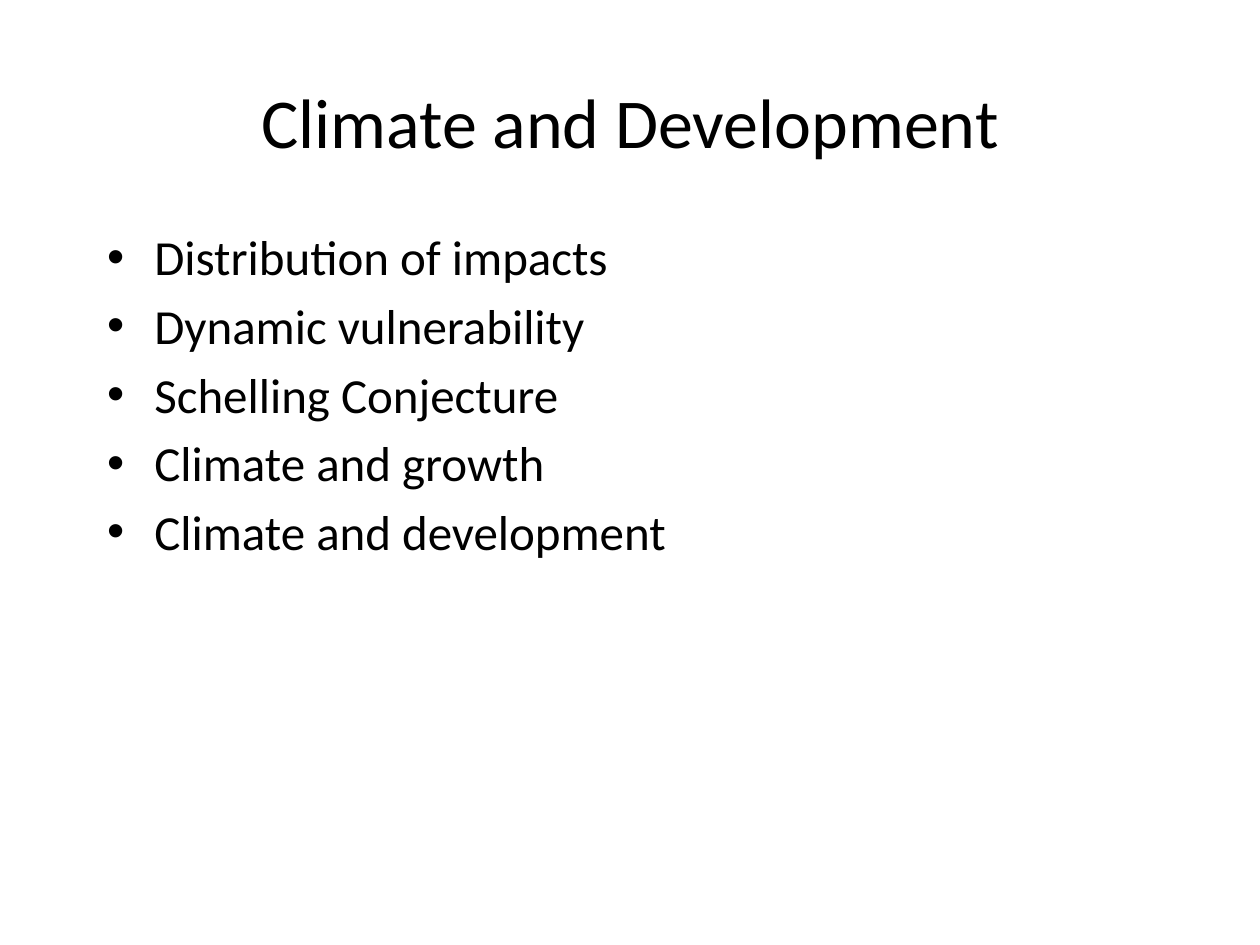
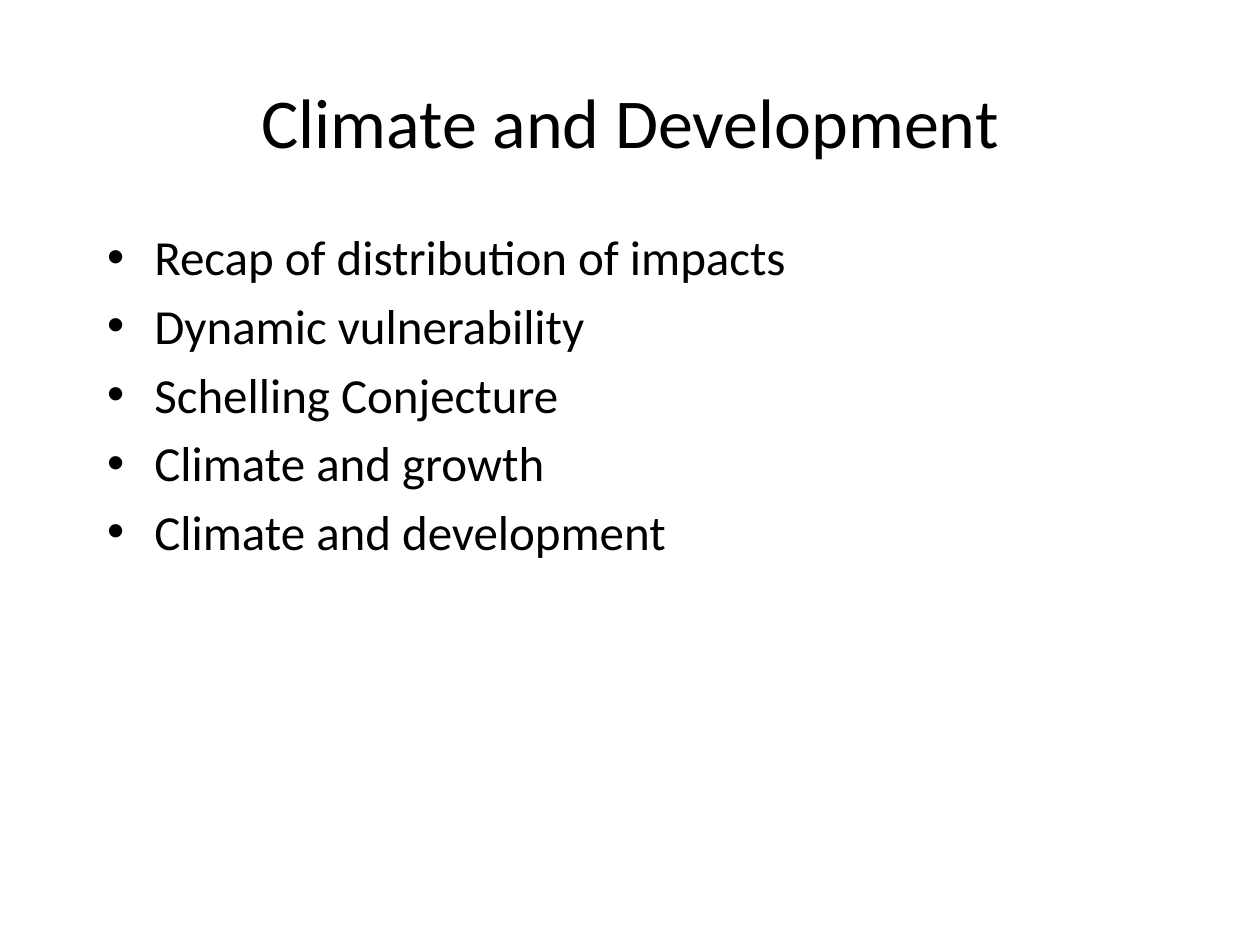
Before and after one commit to rtol/ClimateEconomics, a slide deck: slide 1 of cceug7 development.pptx. Drawn at 1260x945 pixels with LibreOffice and Linux fonts; fonts in the diff are those of the drawing. Boxes give left, top, right and bottom in pixels: in the first picture for what was removed or moved away, otherwise in the second. Text is boxed around its words. In the diff, an @@ line names an element or a change of style, - is before the commit and + after.

```diff
--- a/cceug7 development.pptx
+++ b/cceug7 development.pptx
@@ text at (x1=154, y1=241, x2=786, y2=283): text changed @@
-• Distribution of impacts
+• Recap of distribution of impacts
```
Also in this commit, not shown: 1 other slide changed, 6 slides added, 1 slide removed, 7 other files.
